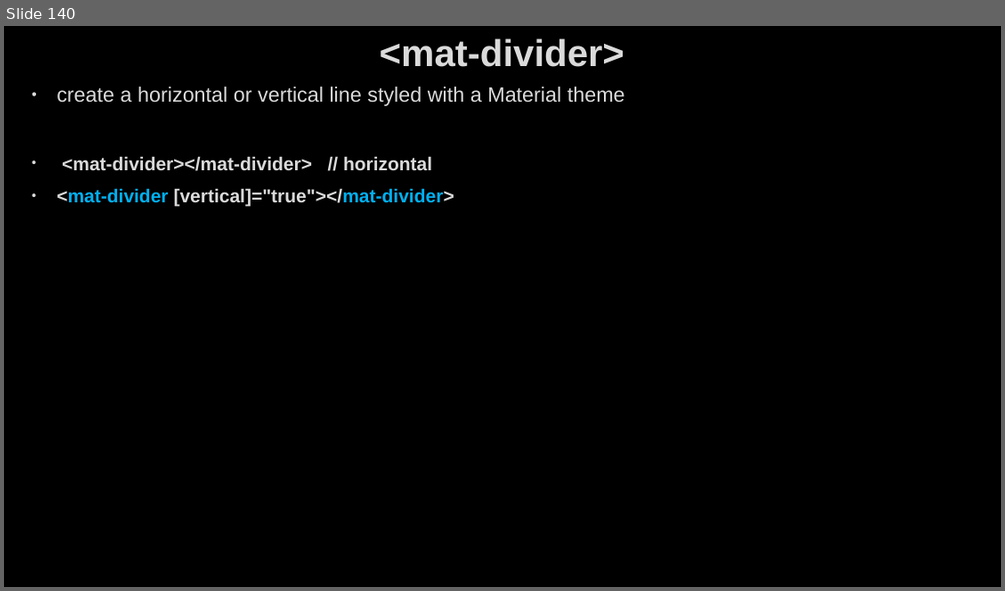
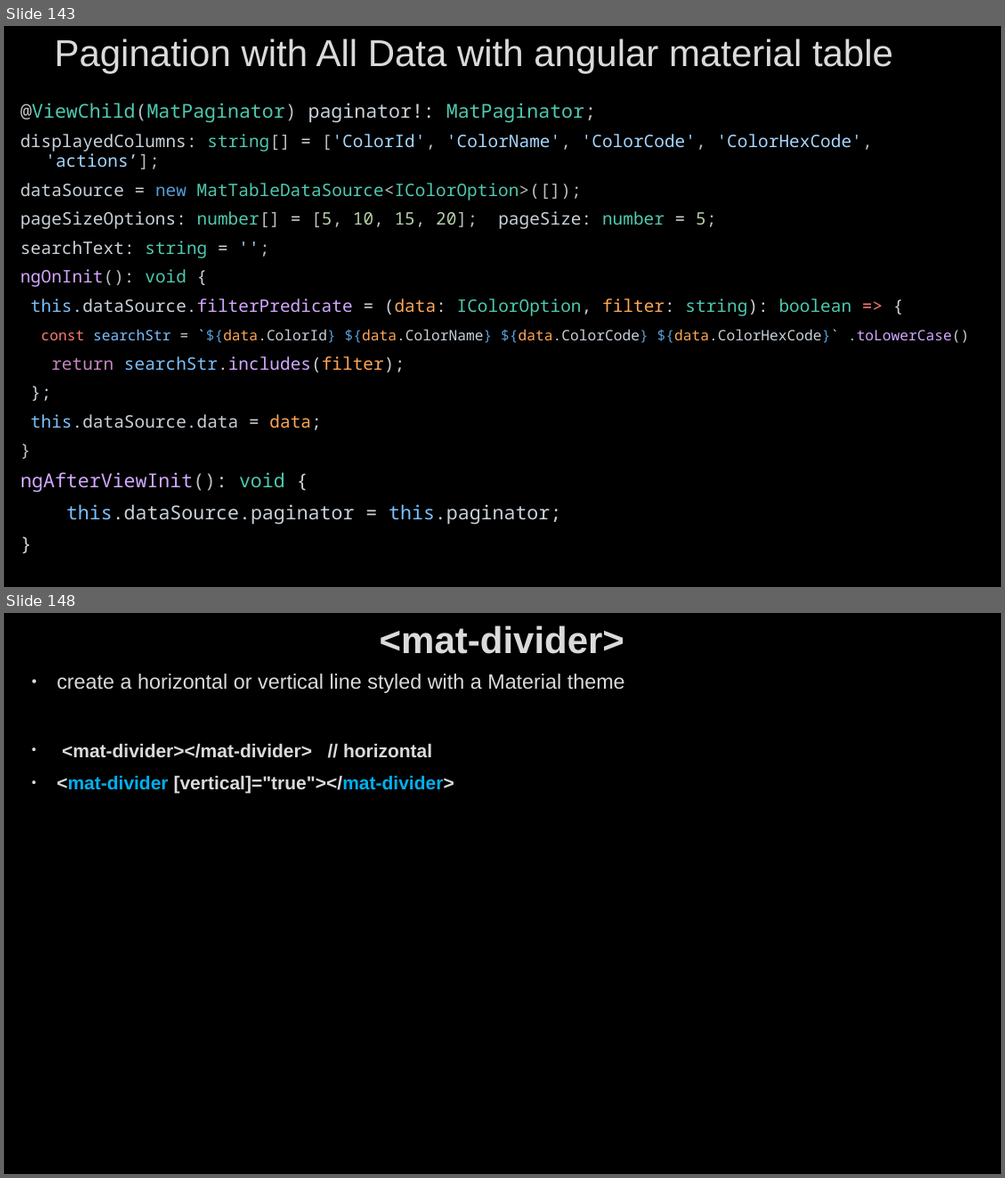
Before and after one commit to AhmedMohamedSamir1/Summary, a slide deck: Angular & type script/Angular.pptx. Shown one above the other, each under a label of ours: slide 140 before the commit, slides 143 and 148 after it; the slides between them are not shown. The pictures are 1005x591 and 1005x1178 pixels, drawn with LibreOffice and Linux fonts; fonts in the diff are those of the drawing; background and template pictures are left out. Boxes give left, top, right and bottom in pixels: in the first picture for what was removed or moved away, otherwise in the second. Text is boxed around its words. In the diff, an @@ line names an element or a change of style, - is before the commit and + after.

```diff
--- a/Angular & type script/Angular.pptx
+++ b/Angular & type script/Angular.pptx
@@ slide 143 added at (4,26,1001,587), background picture (left out) @@
@@ title added at (55,38,893,74), 36 pt, text #DADADA @@
+Pagination with All Data with angular material table
@@ text added at (20,103,969,524), 16.6 pt, text #C9D1D9 @@
+@ViewChild(MatPaginator) paginator!: MatPaginator;
+displayedColumns: string[] = ['ColorId', 'ColorName', 'ColorCode', 'ColorHexCode', 'actions’];
+dataSource = new MatTableDataSource<IColorOption>([]);
+pageSizeOptions: number[] = [5, 10, 15, 20]; pageSize: number = 5;
+searchText: string = '';
+ngOnInit(): void {
+this.dataSource.filterPredicate = (data: IColorOption, filter: string): boolean => {
+const searchStr = `${data.ColorId} ${data.ColorName} ${data.ColorCode} ${data.ColorHexCode}` .toLowerCase()
+return searchStr.includes(filter);
+};
+this.dataSource.data = data;
+}
+ngAfterViewInit(): void {
+this.dataSource.paginator = this.paginator;
+}
@@ what was slide 140 is now slide 148 @@
```
Also in this commit, not shown: 7 slides changed, 24 other slides added, 7 other files.
